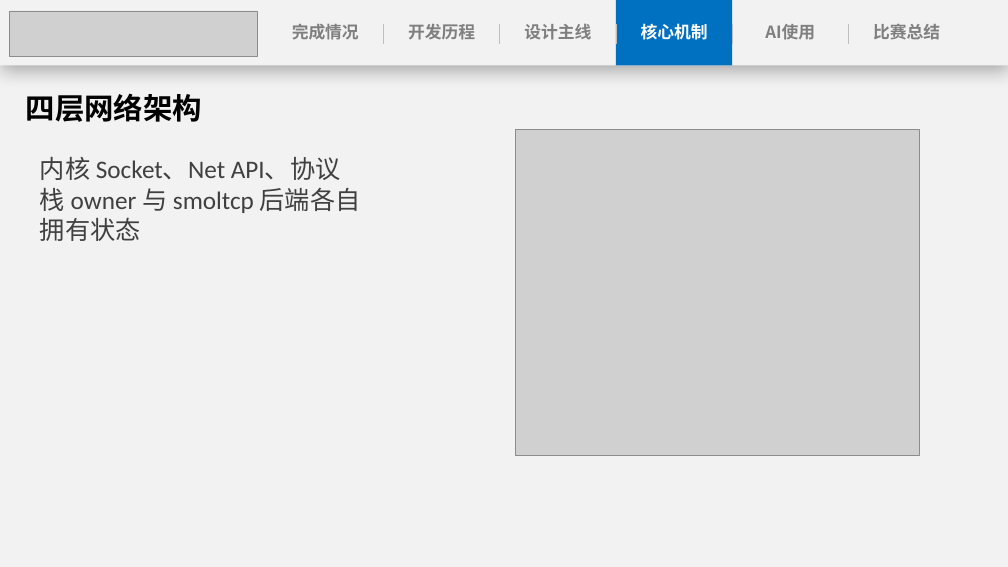
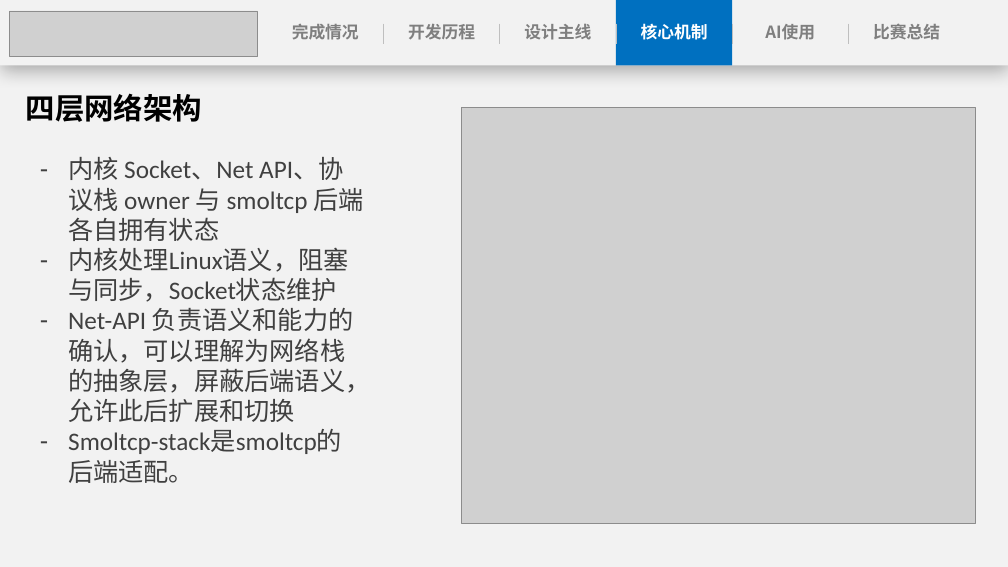
Before and after one commit to anemone-os/anemone, a slide deck: slide 22 of report/ppt/Anemone决赛演示文稿.pptx (slide 27 before the commit). Drawn at 1008x567 pixels with LibreOffice and Linux fonts; fonts in the diff are those of the drawing; grey boxes stand for pictures. Boxes give left, top, right and bottom in pixels: in the first picture for what was removed or moved away, otherwise in the second. Text is boxed around its words. In the diff, an @@ line names an element or a change of style, - is before the commit and + after.

```diff
--- a/report/ppt/Anemone决赛演示文稿.pptx
+++ b/report/ppt/Anemone决赛演示文稿.pptx
@@ picture: place and size @@
-picture at (516,129,920,455)
+picture at (461,107,975,523)
@@ text at (68,157,363,241): bullet none to - @@
@@ text at (68,247,370,483): paragraphs added @@
+– 内核处理Linux语义，阻塞与同步，Socket状态维护
+– Net-API 负责语义和能力的确认，可以理解为网络栈的抽象层，屏蔽后端语义，允许此后扩展和切换
+– Smoltcp-stack是smoltcp的后端适配。
```
Also in this commit, not shown: 20 other slides changed, 1 slide added, 8 slides removed.
